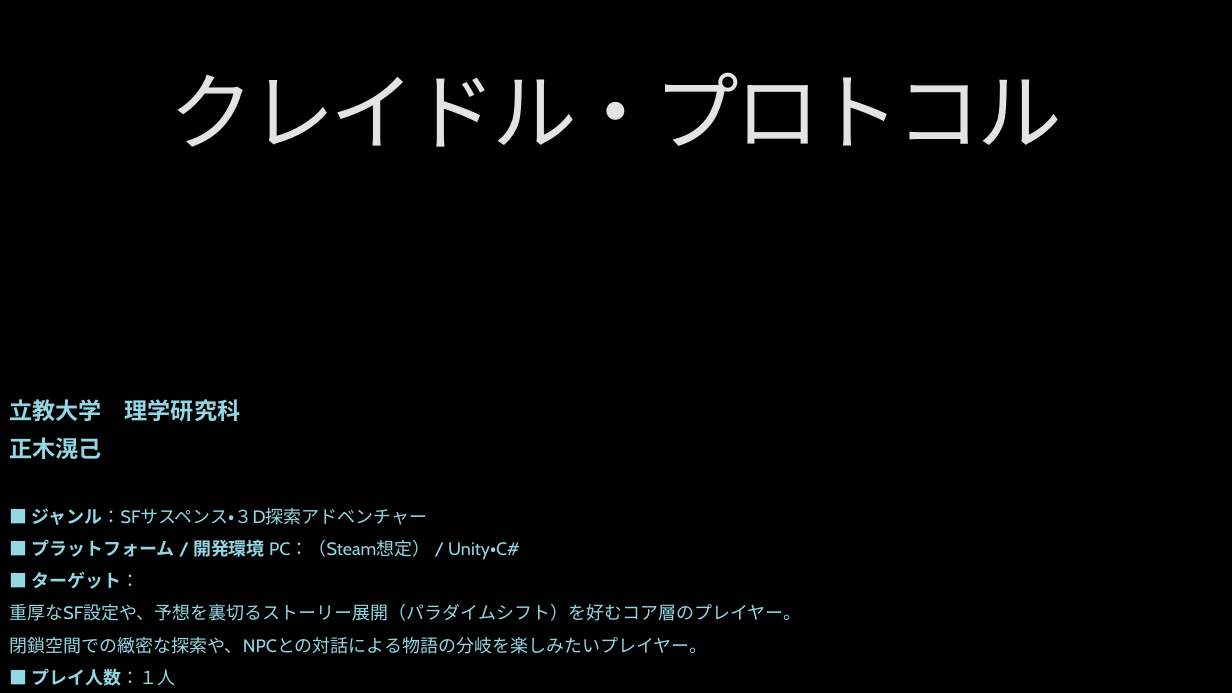
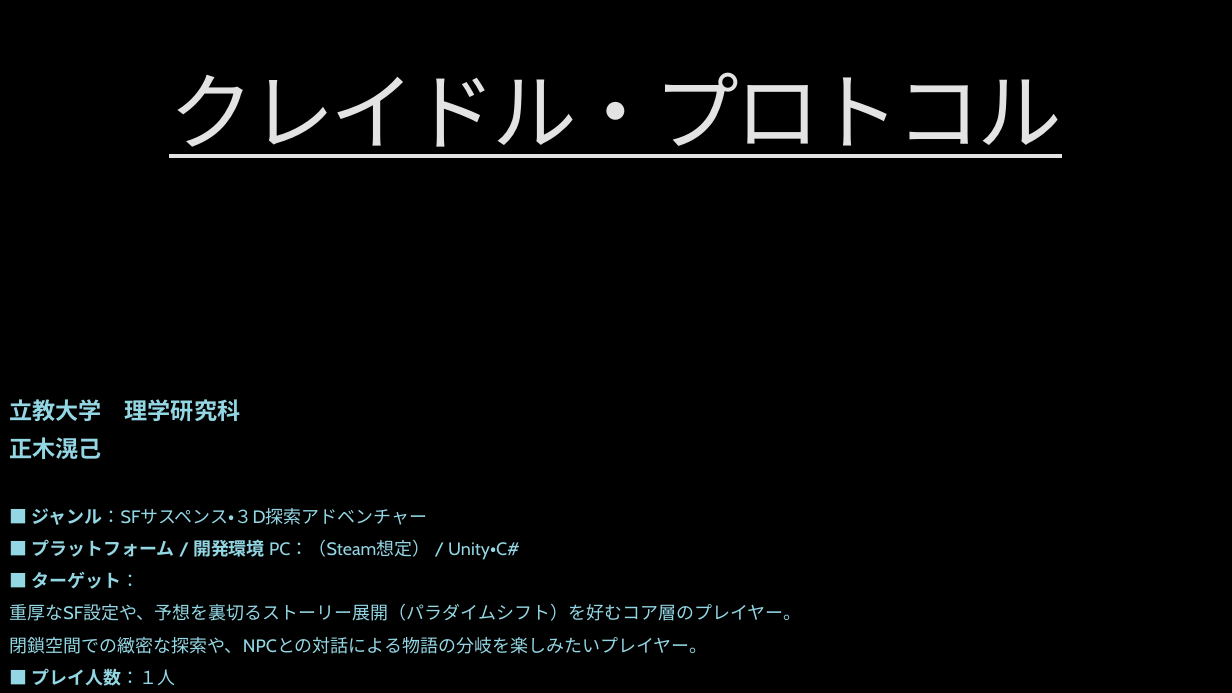
Before and after one commit to hanacele6/UnderWater, a slide deck: slide 1 of クレイドル・プロ.pptx. Drawn at 1232x693 pixels with LibreOffice and Linux fonts; fonts in the diff are those of the drawing; background and template pictures are left out. Boxes give left, top, right and bottom in pixels: in the first picture for what was removed or moved away, otherwise in the second. Text is boxed around its words. In the diff, an @@ line names an element or a change of style, - is before the commit and + after.

```diff
--- a/クレイドル・プロ.pptx
+++ b/クレイドル・プロ.pptx
@@ title "クレイドル・プロトコル" at box(169, 72, 1062, 158): underline on @@
```
Also in this commit, not shown: 1 other slide changed, 4 slides added, 3 other files.
